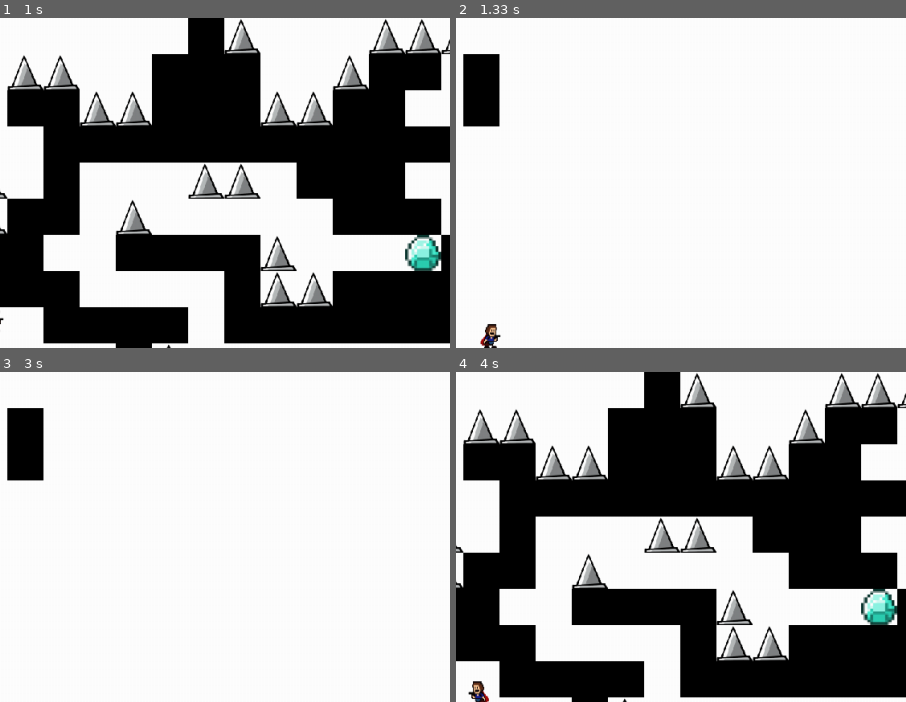
Above: before the commit, frames 1-4 (two rows, left to right).
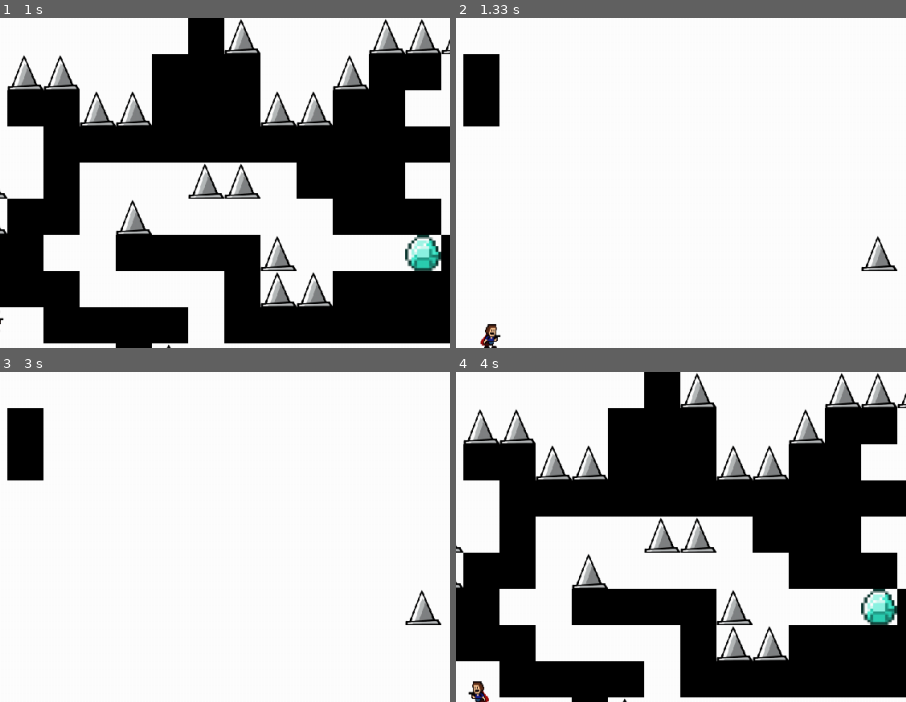
Above: after the commit, the same moments.

Repository: rhit-catapult/pygameproject-dimensionhopper
Game: pygame game, started from project.py
Same seed, same stepped clock (60 frames per second), same inputs: the game is played once before the commit and once after it.
Inputs:
- Up to frame 1 (1 s): hold D 0.33-0.8 s; hold W from 0.83 s (still down); tap . at 0.98 s
- Up to frame 2 (1.33 s): release W at 1.13 s; hold D from 1.17 s (still down); tap / at 1.32 s
- Up to frame 3 (3 s): release D at 1.63 s; hold A 1.67-2.2 s; tap , at 1.82 s; hold A 2.23-2.63 s; tap . at 2.38 s; hold D from 2.67 s (still down); tap / at 2.82 s
- Up to frame 4 (4 s): release D at 3.03 s; hold D 3.07-3.7 s; tap , at 3.22 s; hold A from 3.73 s (still down); tap . at 3.88 s
The pictures show only the part of the screen within x 31-81%, y 28-78%; the shares and areas given below are measured in that part.

Frame 1 is identical in both runs. In frame 2, 0.4% of the frame differs, in the area x 90-99%, y 66-77%; in frame 3, 0.4%; in frame 4, nothing differs.

Commit message:
arthur commit added map 2

Diff:
--- a/project.py
+++ b/project.py
@@ -259,6 +259,7 @@
     ]
 
     spikes = [(col, 'r') for col in range(2, 25)]
+    spikes.append((20, 'm'))  # Add spike at the diamond's location in map 2
 
     block_sprites = pygame.sprite.Group()
     spike_sprites = pygame.sprite.Group()
